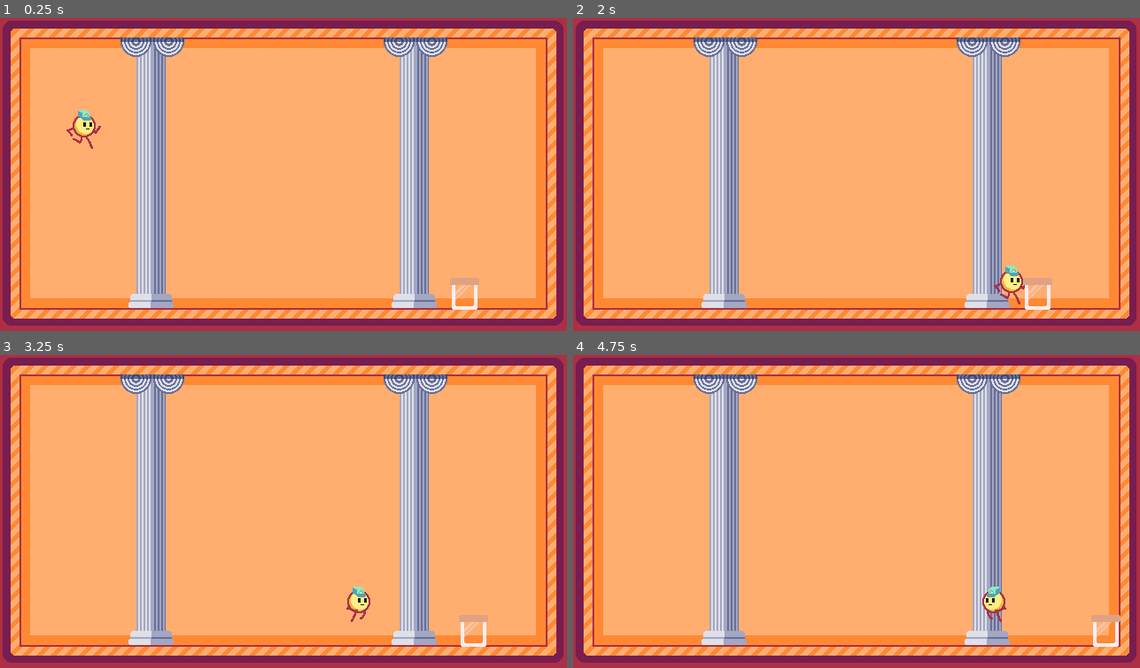
Above: before the commit, frames 1-4 (two rows, left to right).
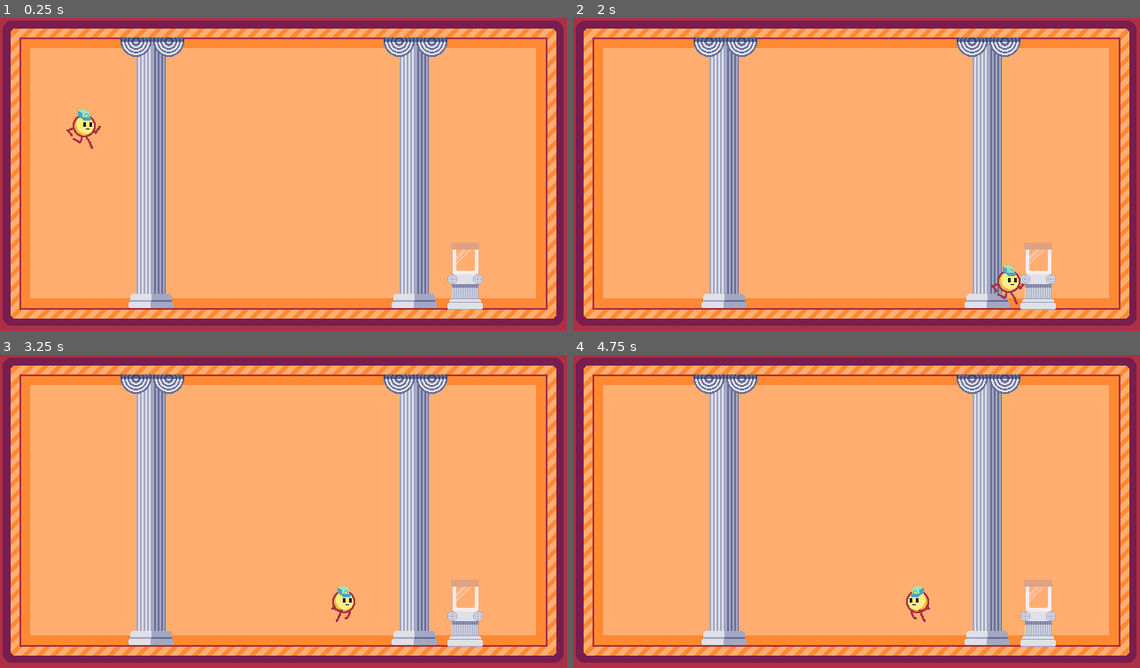
Above: after the commit, the same moments.

Repository: torinman/Brackeys-2025-1
Game: Godot game, scene res://main.tscn
Same seed, same stepped clock (60 frames per second), same inputs: the game is played once before the commit and once after it.
Inputs:
- Up to frame 1 (0.25 s): no input
- Up to frame 2 (2 s): hold D (right) from 0.53 s (still down); tap Up (jump) at 0.77, 1.52 s
- Up to frame 3 (3.25 s): release D (right) at 2.03 s; hold Left (left) 2.03-2.78 s; hold D (right) from 2.78 s (still down); tap Up (jump) at 3.02 s
- Up to frame 4 (4.75 s): tap Up (jump) at 3.77, 4.52 s; release D (right) at 4.28 s; hold Left (left) from 4.28 s (still down)

The runs differ from the first frame. In frame 1, 0.8% of the frame differs, in the area x 78-86%, y 71-94%; in frame 2, 1.1%; in frame 3, 1.4%; in frame 4, 1.8%, in the area x 58-97%, y 71-94%.

Commit message:
added jar stand

Diff:
--- a/main.tscn
+++ b/main.tscn
@@ -1,9 +1,10 @@
-[gd_scene load_steps=5 format=3 uid="uid://c8t6sspi5hml8"]
+[gd_scene load_steps=6 format=3 uid="uid://c8t6sspi5hml8"]
 
 [ext_resource type="Texture2D" uid="uid://dv3q867nacr0x" path="res://textures/Background.png" id="1_oj6jv"]
 [ext_resource type="Texture2D" uid="uid://d3f6q7oobn74g" path="res://textures/Frame.png" id="3_rg0s1"]
 [ext_resource type="PackedScene" uid="uid://bpeu6jm4rwq7t" path="res://scenes/player.tscn" id="3_vvq26"]
 [ext_resource type="PackedScene" uid="uid://duob7t0ku6fxr" path="res://scenes/jar.tscn" id="4_1bm73"]
+[ext_resource type="PackedScene" uid="uid://dkbrwgxseqatd" path="res://scenes/jarstand.tscn" id="5_b4hv1"]
 
 [node name="Node2D" type="Node2D"]
 
@@ -24,4 +25,7 @@
 polygon = PackedVector2Array(320, 180, -320, 180, -320, -180, 320, -180, 320, 179, 298, 150, 298, -157, 298, -157, 298, -158, -298, -158, -298, 150, 298, 150)
 
 [node name="Jar" parent="." instance=ExtResource("4_1bm73")]
-position = Vector2(525, 299)
+position = Vector2(525, 272)
+
+[node name="Jarstand" parent="." instance=ExtResource("5_b4hv1")]
+position = Vector2(525, 310)
--- /dev/null
+++ b/scenes/jarstand.tscn
@@ -0,0 +1,12 @@
+[gd_scene load_steps=2 format=3 uid="uid://dkbrwgxseqatd"]
+
+[ext_resource type="Texture2D" uid="uid://pgtdbwvm3ywr" path="res://textures/jarstand.png" id="1_i7jk8"]
+
+[node name="Jarstand" type="Sprite2D"]
+position = Vector2(0, -20)
+texture = ExtResource("1_i7jk8")
+
+[node name="StaticBody2D" type="StaticBody2D" parent="."]
+
+[node name="CollisionPolygon2D" type="CollisionPolygon2D" parent="StaticBody2D"]
+polygon = PackedVector2Array(-17, -20, -20, -17, -20, 20, 20, 20, 20, -17, 17, -20)
Binary file added: textures/jarstand.png
Not shown, added: textures/jarstand.png.import
